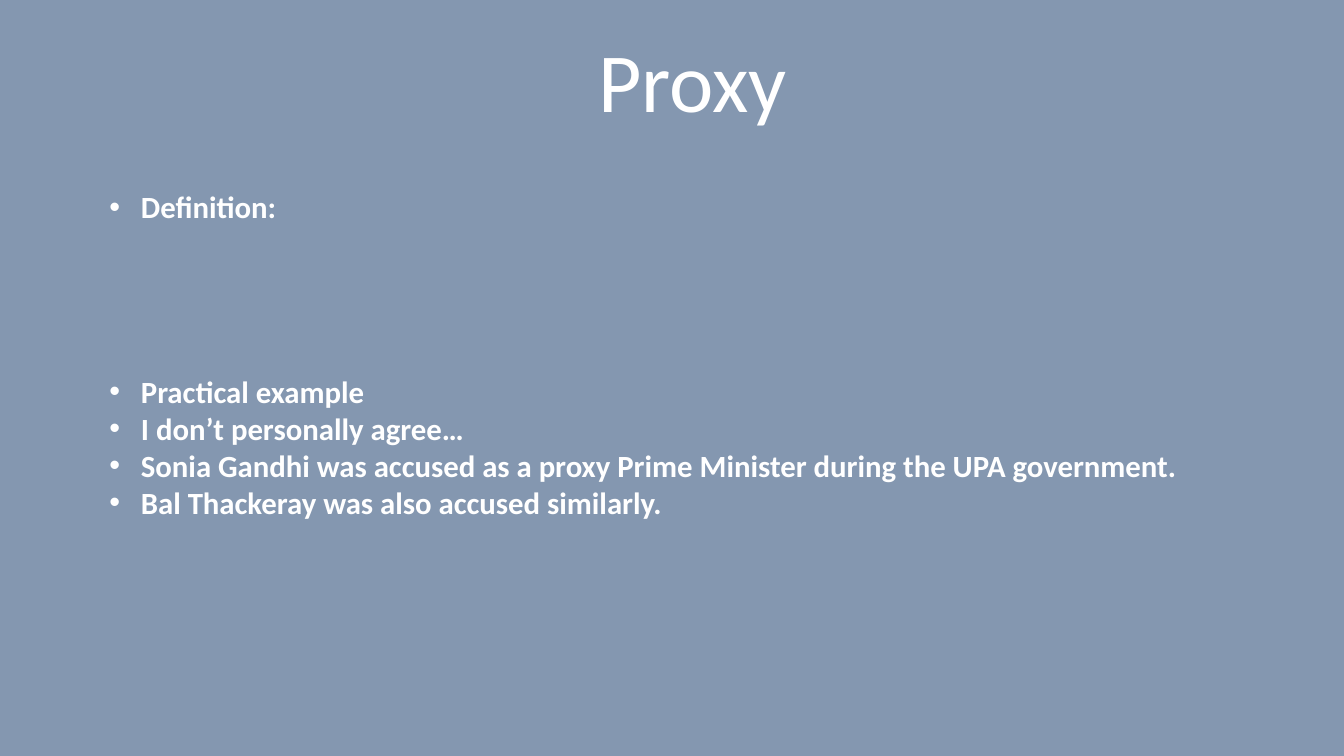
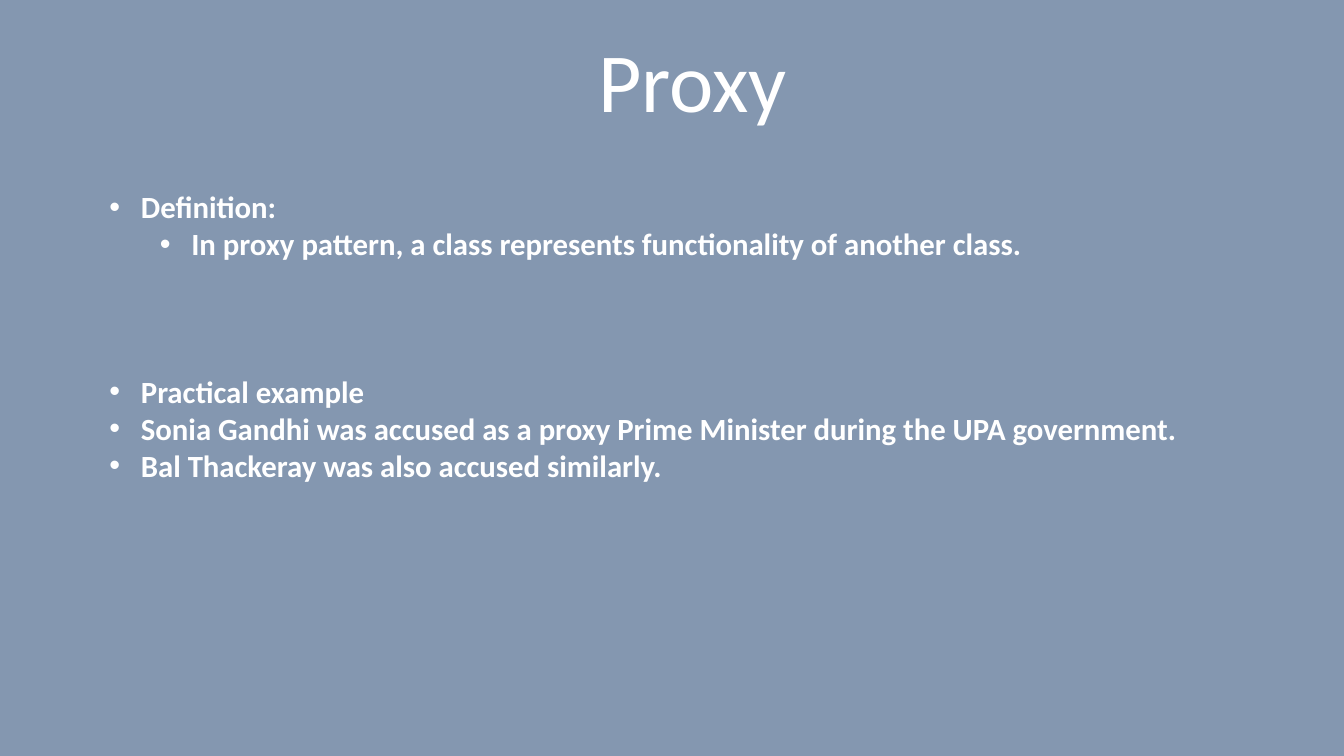
Before and after one commit to vilasvarghese/freshers, a slide deck: slide 25 of 6DesignPatterns.pptx (slide 24 before the commit). Drawn at 1344x756 pixels with LibreOffice and Linux fonts; fonts in the diff are those of the drawing. Boxes give left, top, right and bottom in pixels: in the first picture for what was removed or moved away, otherwise in the second. Text is boxed around its words. In the diff, an @@ line names an element or a change of style, - is before the commit and + after.

```diff
--- a/6DesignPatterns.pptx
+++ b/6DesignPatterns.pptx
@@ text at (x1=191, y1=233, x2=1021, y2=260): paragraph added @@
+  • In proxy pattern, a class represents functionality of another class.
@@ text at (x1=141, y1=418, x2=464, y2=445): paragraph removed @@
-• I don’t personally agree…
```
Also in this commit, not shown: 8 other slides changed, 3 slides added, 2 slides removed, 1 other file.
